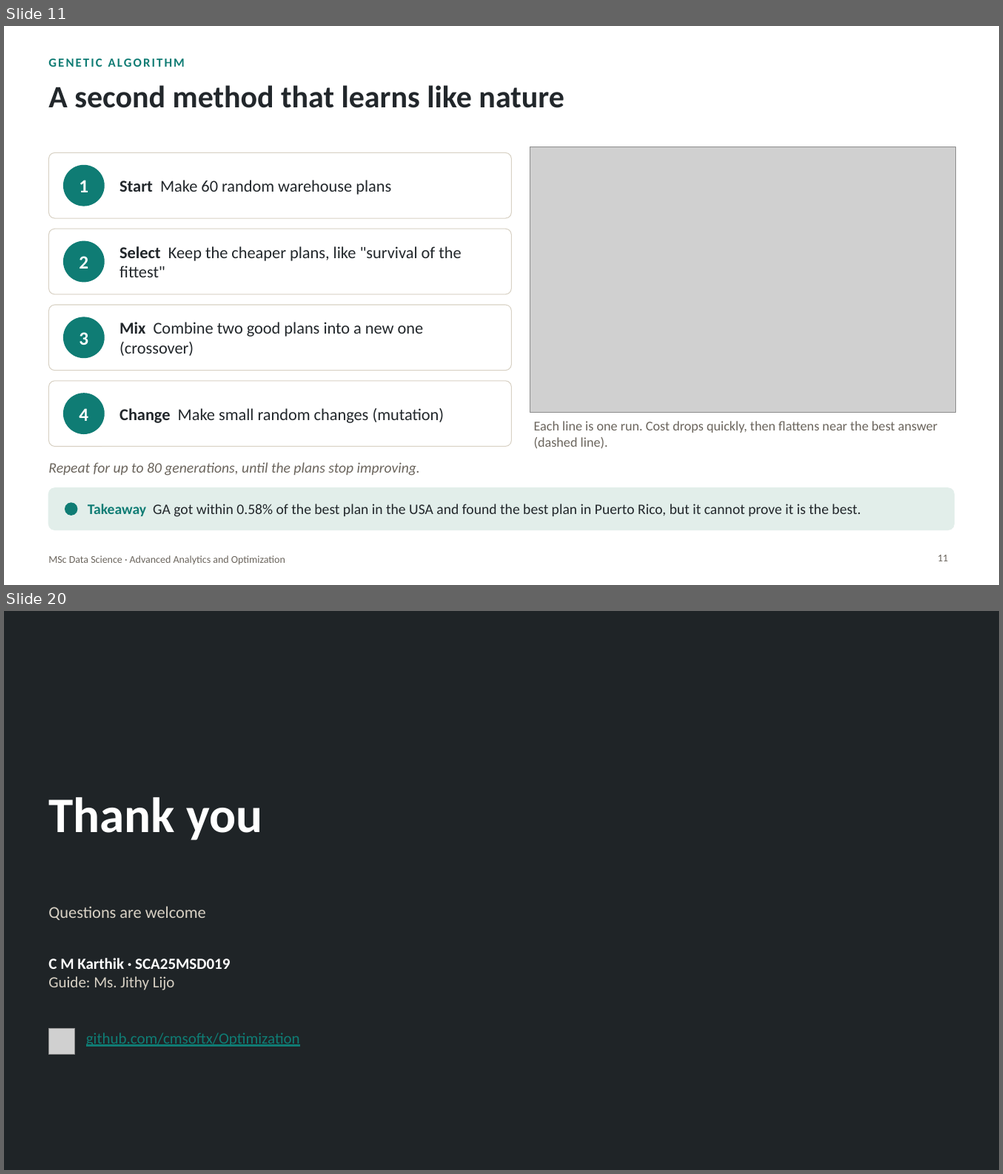
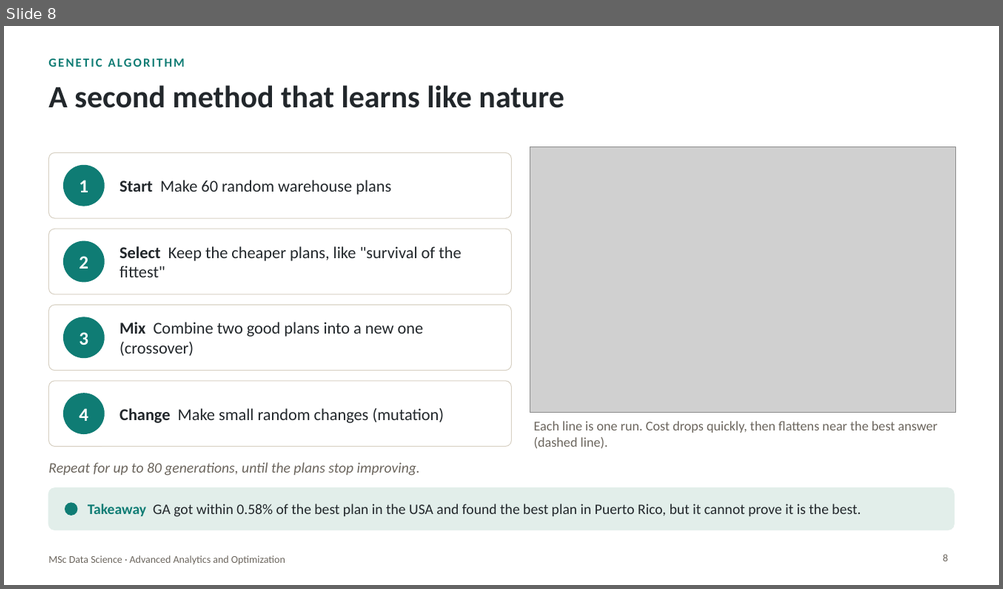
Before and after one commit to cmsoftx/Optimization, a slide deck: presentation/Ecommerce_Optimization_Easy_Presentation.pptx. Shown one above the other, each under a label of ours: slides 11 and 20 before the commit, slide 8 after it; the slides between them are not shown. The pictures are 1003x1174 and 1003x589 pixels, drawn with LibreOffice and Linux fonts; fonts in the diff are those of the drawing; grey boxes stand for pictures; background and template pictures are left out. Boxes give left, top, right and bottom in pixels: in the first picture for what was removed or moved away, otherwise in the second. Text is boxed around its words. In the diff, an @@ line names an element or a change of style, - is before the commit and + after.

```diff
--- a/presentation/Ecommerce_Optimization_Easy_Presentation.pptx
+++ b/presentation/Ecommerce_Optimization_Easy_Presentation.pptx
@@ slide 20 removed at bbox=[4, 611, 999, 1170], background picture (left out) @@
@@ title removed at bbox=[48, 797, 262, 840] @@
-Thank you
@@ text removed at bbox=[48, 906, 206, 920] @@
-Questions are welcome
@@ text removed at bbox=[48, 958, 230, 991] @@
-C M Karthik · SCA25MSD019
-Guide: Ms. Jithy Lijo
@@ picture removed at bbox=[48, 1029, 75, 1055] @@
@@ text removed at bbox=[86, 1033, 300, 1047] @@
-github.com/cmsoftx/Optimization
@@ what was slide 11 is now slide 8 @@
@@ page number at bbox=[942, 554, 948, 562]: text changed @@
-11
+8
```
Also in this commit, not shown: 6 slides changed, 1 slide added, 8 other slides removed, 2 other files.
